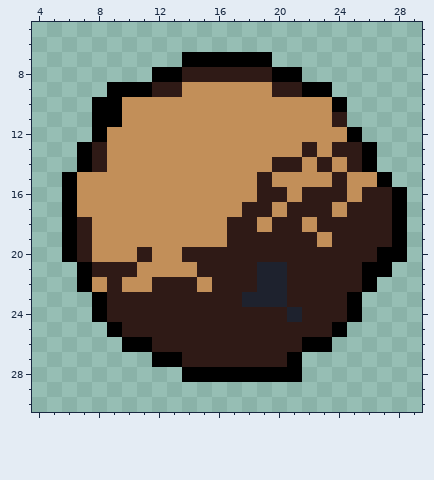
Two versions of one pixel-art sprite, sprites/asteroid/asteroid_rotate_10.png. The picture above is the old version.
The file is 32x32 pixels. Shown: x 4..29, y 5..30.
The result:
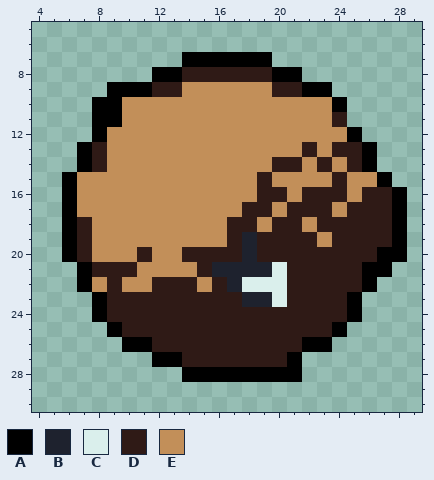
Palette (. is transparent): A #000000  B #1e222e  C #daefec  D #2f1a16  E #c28f59
What changed:
The author changed colour D to colour B in rows 19 to 20 at x 18; in row 21 at x 16 to 18; in row 22 at x 17.
The author changed colour B to colour C in row 21 at x 20; in row 22 at x 19 to 20; in row 23 at x 20.
The author changed colour D to colour C in row 22 at x 18.
The author changed colour B to colour D in row 24 at x 21.
Pixel boxes of the changes (left, top, right, bottom) in both pictures:
changed: (212, 232, 302, 322)
